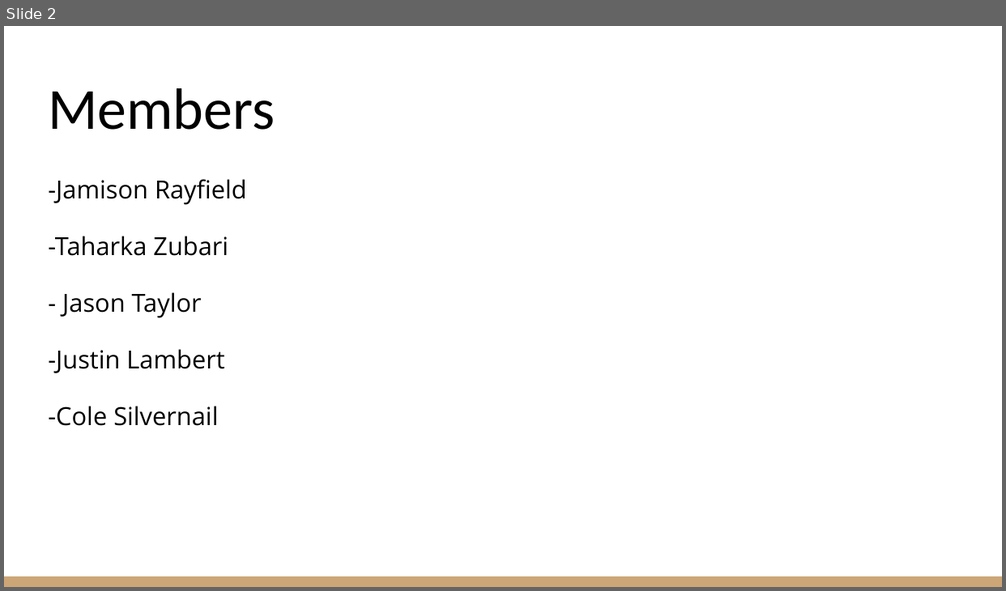
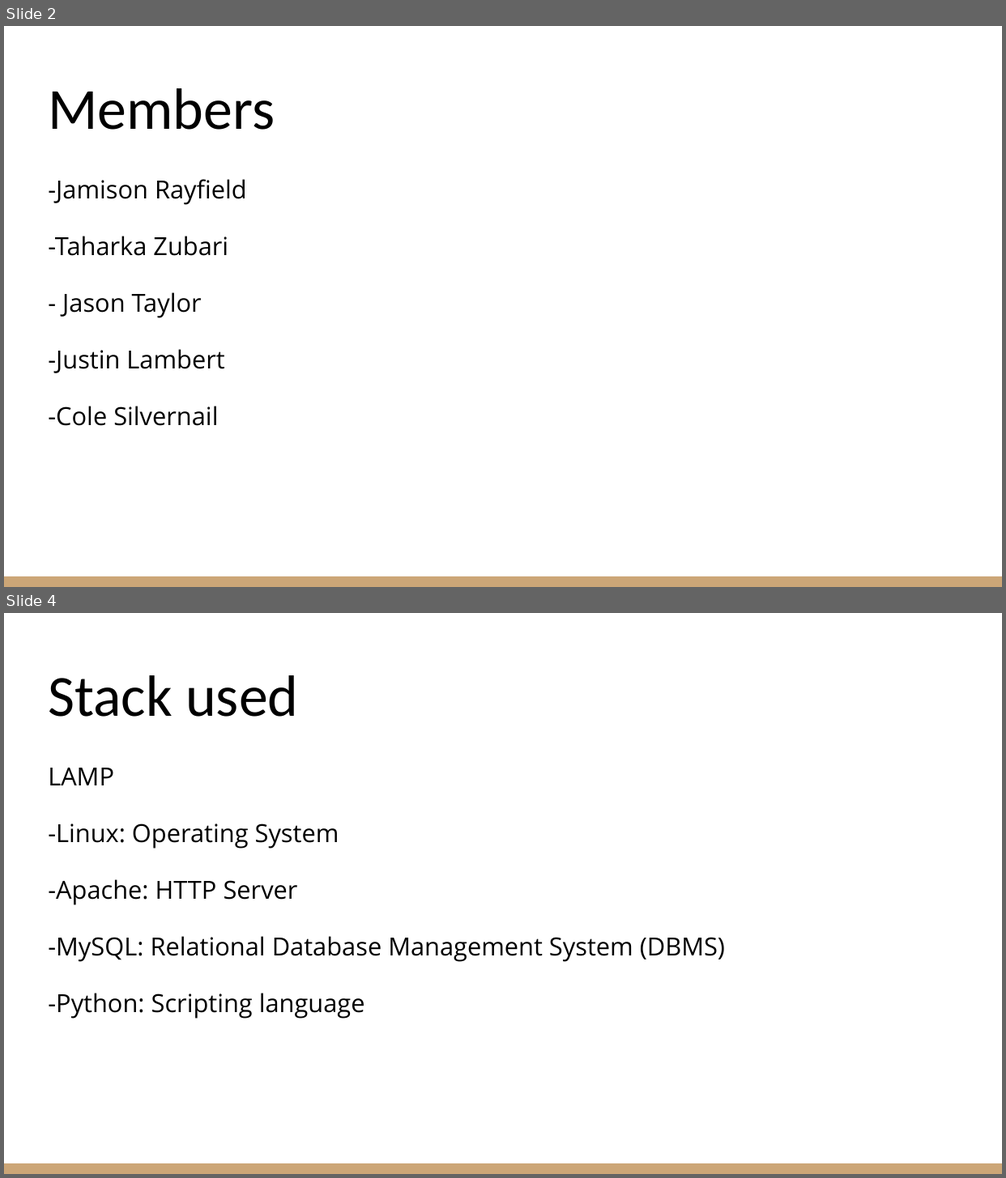
Before and after one commit to jlambert23/COP4331, a slide deck: Contact manager (Small project COP4331) (1).pptx. Shown one above the other, each under a label of ours: slide 2 before the commit, slides 2 and 4 after it; the slides between them are not shown. The pictures are 1006x591 and 1006x1178 pixels, drawn with LibreOffice and Linux fonts; fonts in the diff are those of the drawing. Boxes give left, top, right and bottom in pixels: in the first picture for what was removed or moved away, otherwise in the second. Text is boxed around its words. In the diff, an @@ line names an element or a change of style, - is before the commit and + after.

```diff
--- a/Contact manager (Small project COP4331) (1).pptx
+++ b/Contact manager (Small project COP4331) (1).pptx
@@ slide 4 added at (4, 613, 1002, 1174), background #FFFFFF; not listed: 1 template element that a slide beside it also shows @@
@@ title added at (48, 675, 298, 717), 42 pt, text #000000 @@
+Stack used
@@ text added at (48, 768, 725, 1019), 18 pt, text #000000 @@
+LAMP
+-Linux: Operating System
+-Apache: HTTP Server
+-MySQL: Relational Database Management System (DBMS)
+-Python: Scripting language
```
Also in this commit, not shown: 4 slides changed, 2 other slides added, 1 slide removed.
